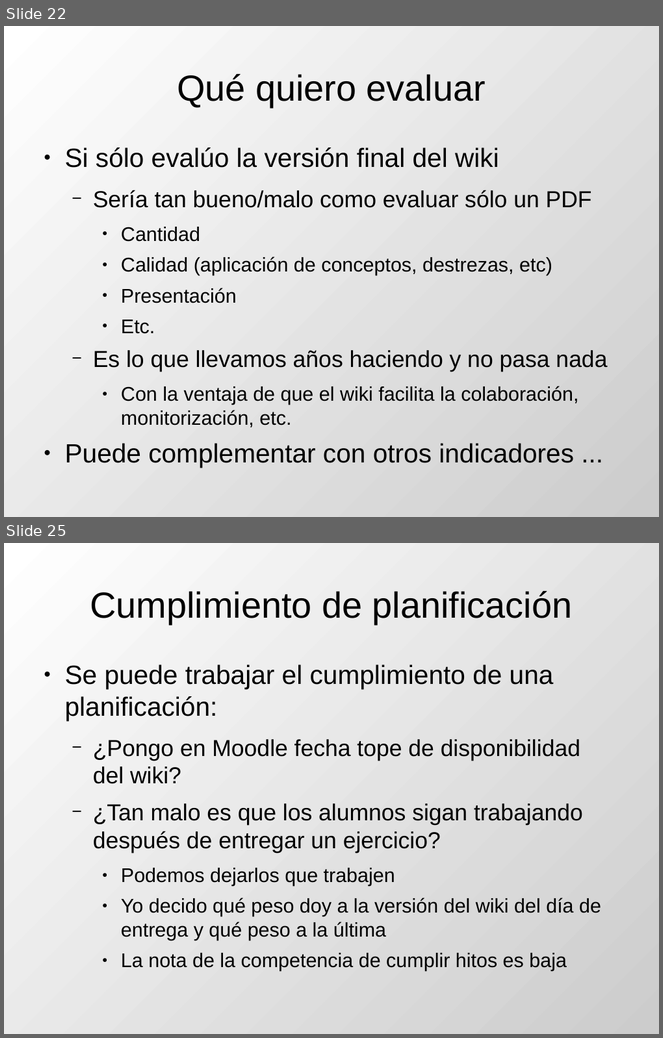
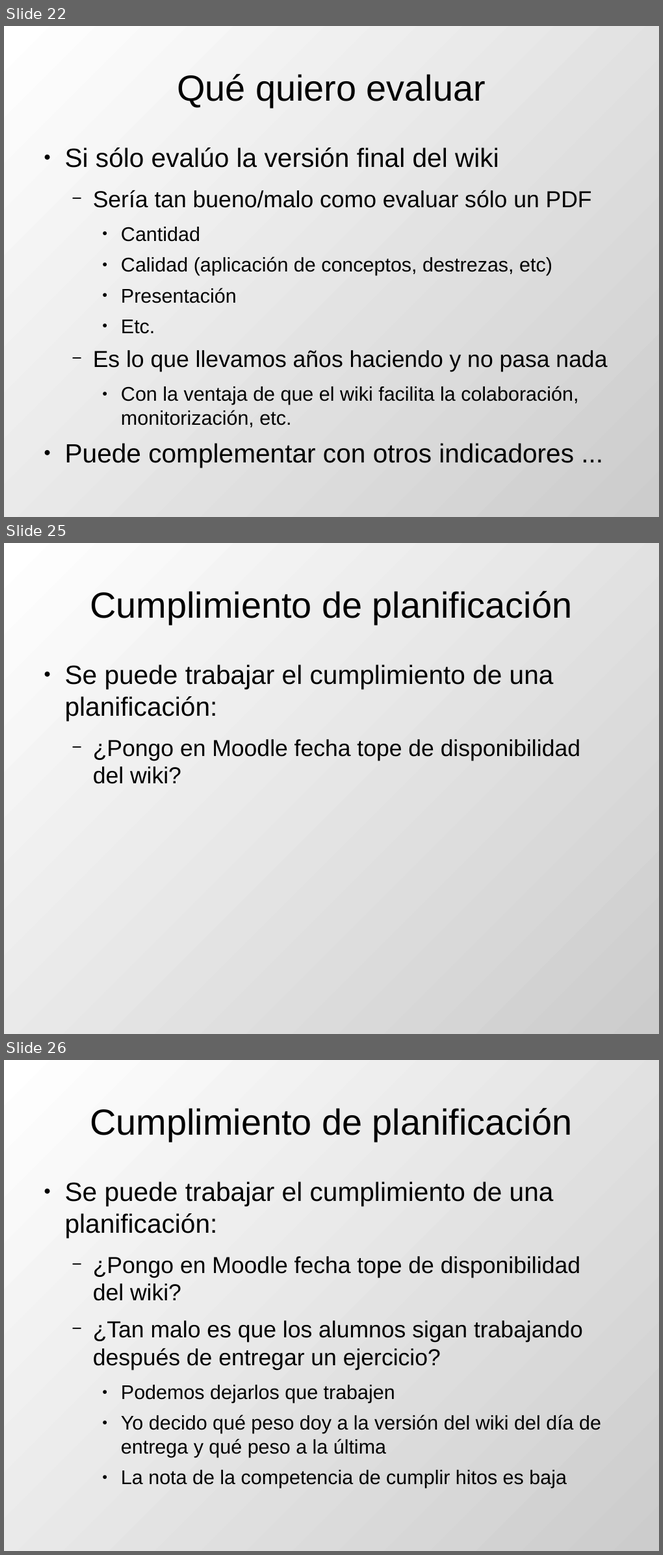
Before and after one commit to DrPantera/wikis4education, a slide deck: uca-2014/tema-5-IntroEvaluacionWikis.odp. Shown one above the other, each under a label of ours: slides 22 and 25 before the commit, slides 22, 25 and 26 after it; the slides between them are not shown. The pictures are 663x1038 and 663x1555 pixels, drawn with LibreOffice and Linux fonts; fonts in the diff are those of the drawing. Boxes give left, top, right and bottom in pixels: in the first picture for what was removed or moved away, otherwise in the second. Text is boxed around its words. In the diff, an @@ line names an element or a change of style, - is before the commit and + after.

Commit message:
Comparacion wiki-examen

```diff
--- a/uca-2014/tema-5-IntroEvaluacionWikis.odp
+++ b/uca-2014/tema-5-IntroEvaluacionWikis.odp
@@ slide 25 added at bbox=[4, 543, 659, 1034], background gradient #FFFFFF to #CCCCCC @@
@@ title added at bbox=[90, 591, 572, 624], 44 pt, text #000000 @@
+Cumplimiento de planificación
@@ text added at bbox=[65, 665, 581, 784], 32 pt, text #000000 @@
+● Se puede trabajar el cumplimiento de una planificación:
+  − ¿Pongo en Moodle fecha tope de disponibilidad del wiki?
@@ what was slide 25 is now slide 26 @@
```
Also in this commit, not shown: 3 slides changed, 1 other slide added, 1 other file.
